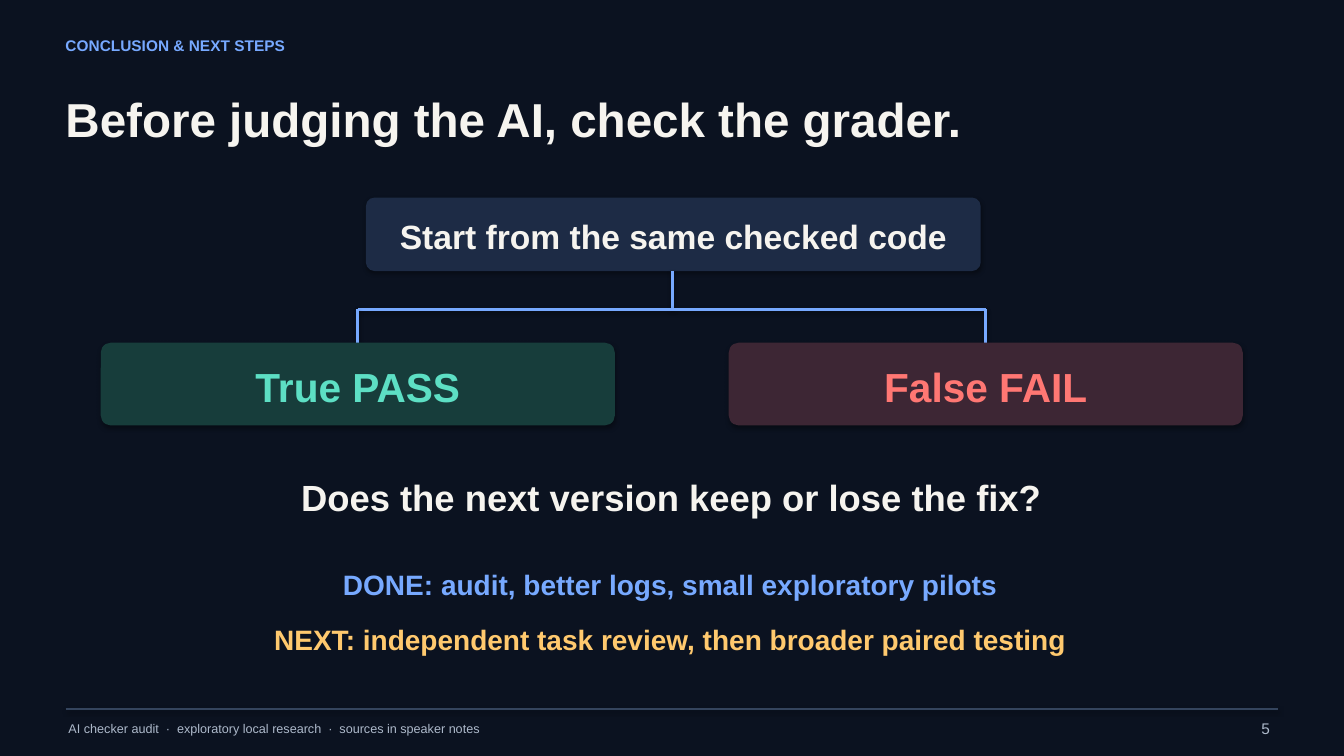
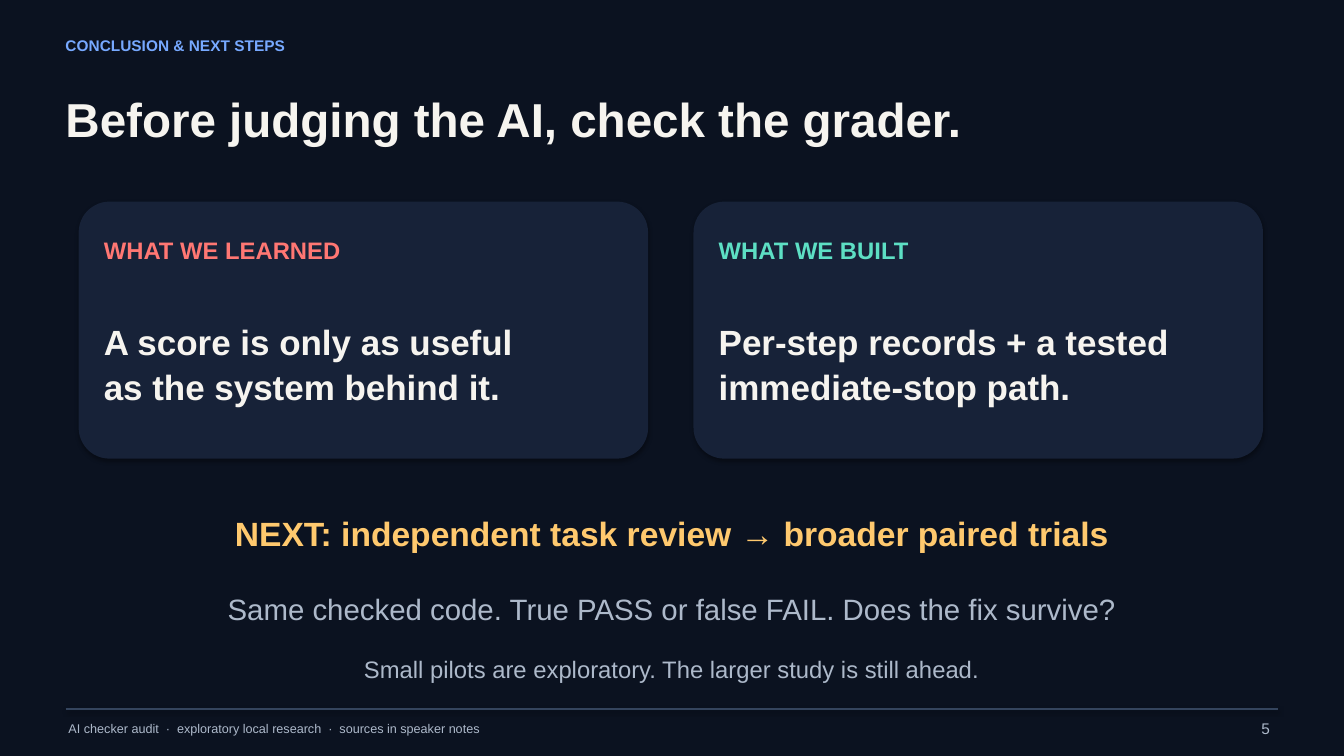
Before and after one commit to Imranqsl212/AiResearch, a slide deck: slide 6 of showcase/2026-11-08/Zakirov_Iosifova_AI_Checker_Audit_Slides.pptx. Drawn at 1344x756 pixels with LibreOffice and Linux fonts; fonts in the diff are those of the drawing. Boxes give left, top, right and bottom in pixels: in the first picture for what was removed or moved away, otherwise in the second. Text is boxed around its words. In the diff, an @@ line names an element or a change of style, - is before the commit and + after.

```diff
--- a/showcase/2026-11-08/Zakirov_Iosifova_AI_Checker_Audit_Slides.pptx
+++ b/showcase/2026-11-08/Zakirov_Iosifova_AI_Checker_Audit_Slides.pptx
@@ rounded rectangle: place and size @@
-rounded rectangle at [366,198,981,271]
+rounded rectangle at [79,202,648,459]
@@ rounded rectangle at [79,202,648,459]: fill #1D2B45 to #172238 @@
@@ rounded rectangle: place and size @@
-rounded rectangle at [729,343,1243,425]
+rounded rectangle at [694,202,1263,459]
@@ rounded rectangle at [694,202,1263,459]: fill #3D2634 to #172238 @@
@@ text removed at [400,224,946,250] @@
-Start from the same checked code
@@ text added at [104,242,340,259], 17 pt, text #FF7773, bold @@
+WHAT WE LEARNED
@@ text added at [719,242,908,260], 17 pt, text #5DDFC4, bold @@
+WHAT WE BUILT
@@ line removed from (673, 271) to (673, 310) @@
@@ text added at [104,329,512,407], 25 pt, text #F6F4EF, bold @@
+A score is only as useful
+as the system behind it.
@@ line removed from (358, 310) to (986, 310) @@
@@ line removed from (358, 310) to (358, 343) @@
@@ text added at [719,329,1168,407], 25 pt, text #F6F4EF, bold @@
+Per-step records + a tested
+immediate-stop path.
@@ line removed from (986, 310) to (986, 343) @@
@@ rounded rectangle removed at [101,343,615,425] @@
@@ text removed at [884,372,1087,403] @@
-False FAIL
@@ text removed at [301,484,1041,519] @@
-Does the next version keep or lose the fix?
@@ text at [235,521,1108,553]: text changed; size 20 to 24 pt @@
-NEXT: independent task review, then broader paired testing
+NEXT: independent task review → broader paired trials
@@ text at [228,598,1115,621]: text changed; size 29 to 21 pt; text colour #5DDFC4 to #ADB9CA; bold off @@
-True PASS
+Same checked code. True PASS or false FAIL. Does the fix survive?
@@ text removed at [343,574,997,600] @@
-DONE: audit, better logs, small exploratory pilots
@@ text added at [364,660,979,683], 17 pt, text #ADB9CA @@
+Small pilots are exploratory. The larger study is still ahead.
```
Also in this commit, not shown: 4 other slides changed, 1 slide added, 1 slide removed, 19 other files.
